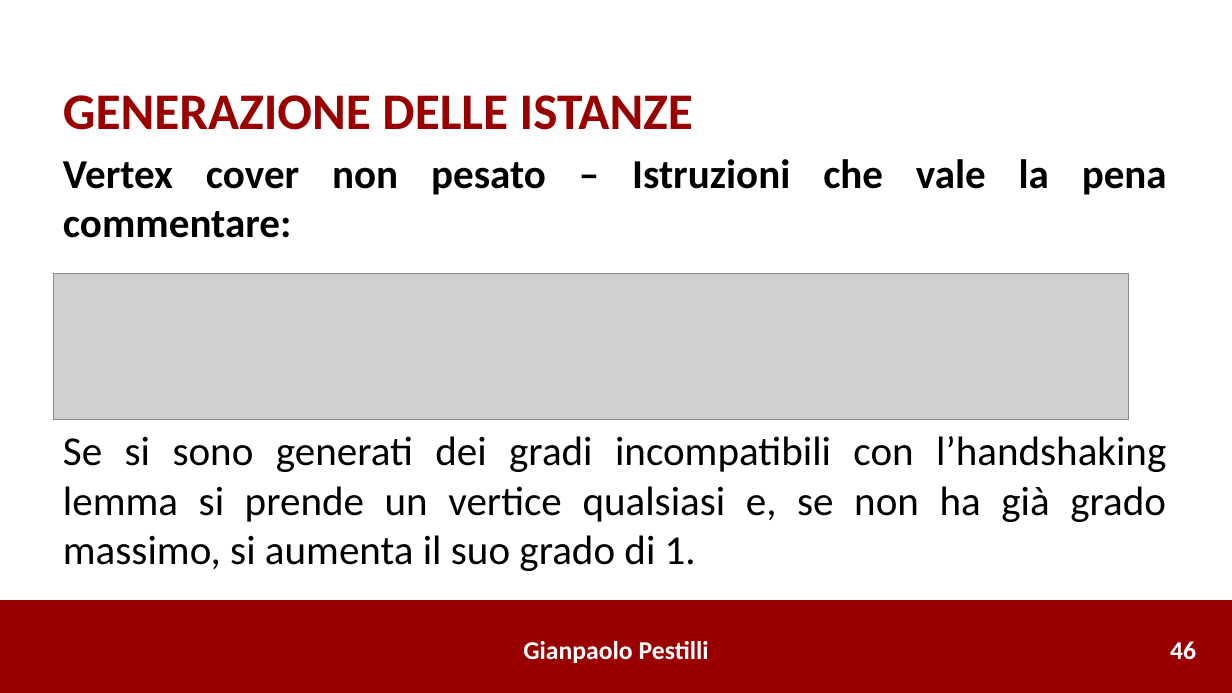
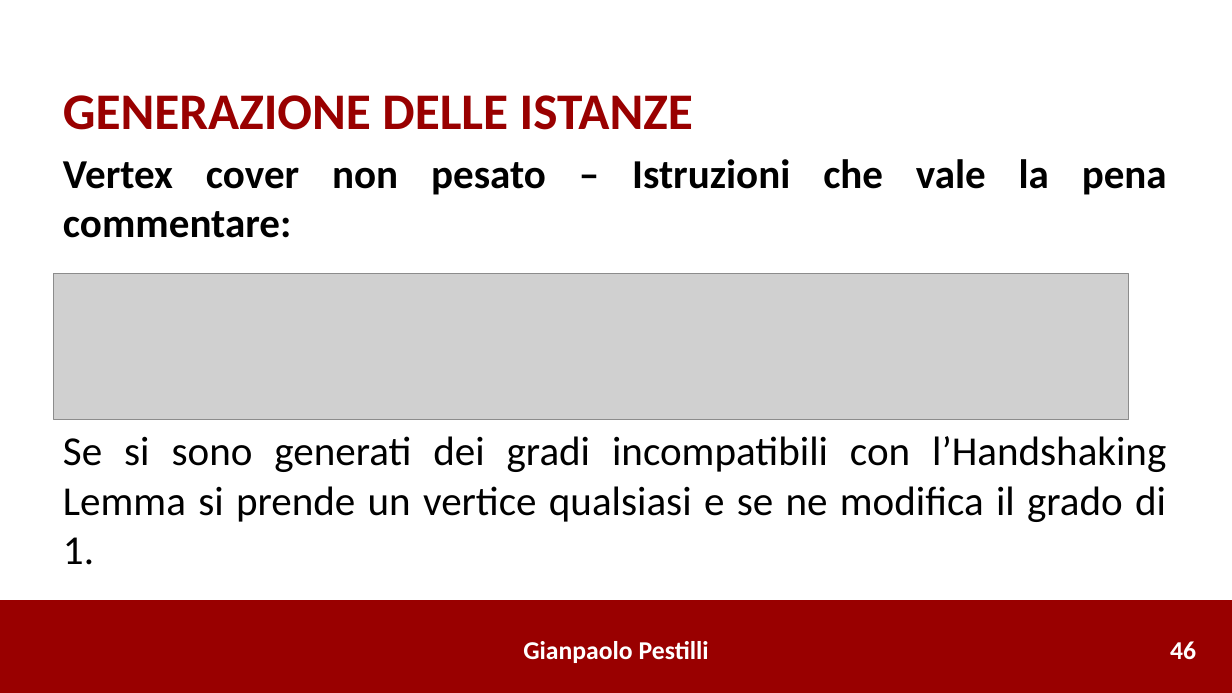
Before and after one commit to gianpaolo-pestilli/amod_project, a slide deck: slide 48 of Risultati_0386492.pptx. Drawn at 1232x693 pixels with LibreOffice and Linux fonts; fonts in the diff are those of the drawing; grey boxes stand for pictures. Boxes give left, top, right and bottom in pixels: in the first picture for what was removed or moved away, otherwise in the second. Text is boxed around its words. In the diff, an @@ line names an element or a change of style, - is before the commit and + after.

```diff
--- a/Risultati_0386492.pptx
+++ b/Risultati_0386492.pptx
@@ text at (x1=63, y1=436, x2=1166, y2=565): text changed @@
-Se si sono generati dei gradi incompatibili con l’handshaking lemma si prende un vertice qualsiasi e, se non ha già grado massimo, si aumenta il suo grado di 1.
+Se si sono generati dei gradi incompatibili con l’Handshaking Lemma si prende un vertice qualsiasi e se ne modifica il grado di 1.
```
Also in this commit, not shown: 3 other slides changed, 1 slide added, 12 other files.
